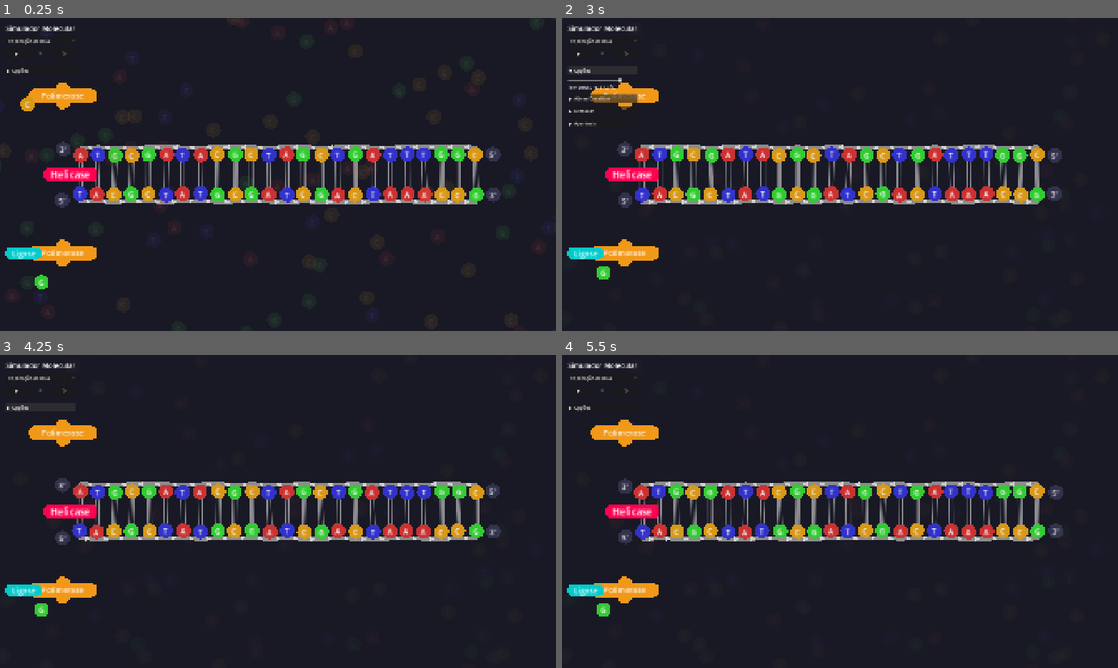
Above: before the commit, frames 1-4 (two rows, left to right).
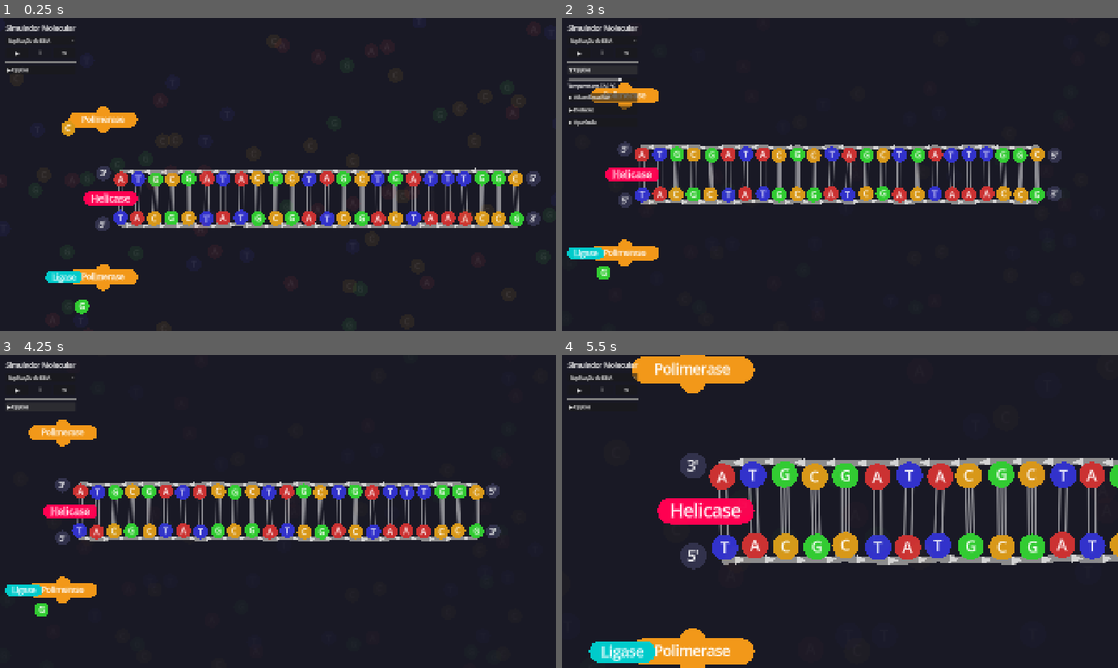
Above: after the commit, the same moments.

Repository: ideatomik/mol-sim
Game: Godot game, scene res://scenes/Main.tscn
Two runs of this game, one before a commit and one after it. Both use one fixed random seed, a clock stepped at 60 frames per second and the inputs below.
Inputs:
- Up to frame 1 (0.25 s): no input
- Up to frame 2 (3 s): click "Replicação de DNA" at 0.5 s; click "▶" at 1.25 s; click "↻" at 2 s; click "▶ Opções" at 2.75 s
- Up to frame 3 (4.25 s): click "▼ Opções" at 3.5 s
- Up to frame 4 (5.5 s): click "Replicação de DNA" at 4.25 s; click "▶" at 5 s

The runs differ from the first frame. In frame 1, 20% of the frame differs, in the area x 0-100%, y 0-100%; in frame 2, 2.1%; in frame 3, 1.7%; in frame 4, 26%.
Error after the commit: Invalid type in function 'calculate_helicase_level_1_height' in base 'Camera2D (camera_controller.gd)'. The Object-derived class of argument 1 (previously free…

Commit message:
Helicase Zoom Levels

Diff:
--- a/project.godot
+++ b/project.godot
@@ -33,6 +33,12 @@
 version_control/plugin_name="GitPlugin"
 version_control/autoload_on_startup=true
 
+[gui]
+
+theme/default_font_hinting=2
+theme/default_font_multichannel_signed_distance_field=true
+theme/default_font_generate_mipmaps=true
+
 [physics]
 
 3d/physics_engine="Jolt Physics"
--- a/scenes/UIRoot.tscn
+++ b/scenes/UIRoot.tscn
@@ -247,3 +247,7 @@
 layout_mode = 2
 button_pressed = true
 text = "Modo Escuro"
+
+[node name="CheckScreenShake" type="CheckButton" parent="MarginContainer/VBoxContainer/CollapsibleContent/SectionAppearance/SectionAppearanceContent" unique_id=1712551924]
+layout_mode = 2
+text = "Tremor da tela"
--- a/scripts/camera_controller.gd
+++ b/scripts/camera_controller.gd
@@ -4,14 +4,28 @@
 var top_strand: DnaStrand
 var bottom_strand: DnaStrand
 
-# Framing Rules
+var current_zoom_level: int = 0
+var shake_strength: float = 0.0
+var shake_decay: float = 10.0
+var is_shake_enabled: bool = true
+
+# ==========================================
+# LEVEL 0: OVERWORLD
+# ==========================================
 const LEVEL_0_WIDTH_PERCENTAGE: float = 0.80 # DNA width takes up 80% of screen
 const LEVEL_0_MIN_HEIGHT_PERCENTAGE: float = 0.15 # DNA height must be at least 15% of screen
 
+# ==========================================
+# LEVEL 1: CONTEXT & TRACKING
+# ==========================================
+var target_node: Node2D = null # The enzyme we are following
+
+const LEVEL_1_HEIGHT_PERCENTAGE: float = 0.90 # Target height takes up 90% of screen
+
 func _ready():
-	# Optional: If your strands are ready immediately, you can call this here.
-	# Otherwise, we will call it from your main simulation script once DNA is built.
-	pass
+	# Enable Godot's built-in smooth camera tracking!
+	position_smoothing_enabled = true
+	position_smoothing_speed = 5.0 # Adjust this (1.0 = slow/lazy, 10.0 = snappy)
 
 # Call this function when the DNA is fully built and ready to be framed
 func setup_and_frame_level_0(top: DnaStrand, bottom: DnaStrand):
@@ -53,6 +67,26 @@
 	var center_y = (bounds.y1 + bounds.y2) / 2.0
 	global_position = Vector2(center_x, center_y)
 
+	print("[%s] CAM: Level 0 Framed. Zoom: %s | Pos: %s" % [Time.get_ticks_msec(), zoom, global_position])
+
+# Call this to enter Level 1 and start following an enzyme
+func setup_level_1(target: Node2D, target_height: float, level: int = 1):
+	# 'level' is declared right here in the parentheses above!
+	current_zoom_level = level
+	target_node = target
+
+	var screen_height = get_viewport_rect().size.y
+
+	var required_viewport_height = target_height / LEVEL_1_HEIGHT_PERCENTAGE
+	var zoom_y = screen_height / required_viewport_height
+
+	zoom = Vector2(zoom_y, zoom_y)
+
+	# Snap the camera's Y position to the target (Helicase) so it's perfectly centered
+	global_position.y = target.global_position.y
+
+	print("[%s] CAM: Entered Level %d. Zoom: %s | Target: %s | CamPos: %s" % [Time.get_ticks_msec(), level, zoom, target.name, global_position])
+
 func _calculate_bounds() -> Dictionary:
 	var bounds = {}
 
@@ -80,3 +114,105 @@
 		bounds.y2 = 100.0
 
 	return bounds
+
+# Calculates the total vertical height needed to see the original strands AND the new polymerase lanes
+func calculate_helicase_level_1_height(top: DnaStrand, bottom: DnaStrand) -> float:
+	if not top or not bottom or top.bases.size() == 0:
+		return 300.0 # Fallback
+
+	# Get the global Y position of the first base of both original strands
+	var top_y = top.bases[0].global_position.y
+	var bottom_y = bottom.bases[0].global_position.y
+
+	# The polymerases are spawned 120px above the top strand and 120px below the bottom strand
+	var polymerase_offset = 120.0
+
+	# Total height = Distance between original strands + space for top and bottom polymerases
+	var total_height = (bottom_y - top_y) + (polymerase_offset * 2.0)
+
+	return total_height
+
+# Calculates the height needed to see ONLY the separated original strands
+func calculate_helicase_level_2_height(top: DnaStrand, bottom: DnaStrand) -> float:
+	if not top or not bottom or top.bases.size() == 0:
+		return 200.0 # Fallback
+
+	# 1. Original distance between strand centers
+	var original_distance = bottom.bases[0].original_pos.y - top.bases[0].original_pos.y
+
+	# 2. Distance they move apart (MAX_SEPARATION * 2 because they move in opposite directions)
+	var total_separation = DnaStrand.MAX_SEPARATION * 2.0
+
+	# 3. Height of the bases themselves (Top radius + Bottom radius)
+	var base_height = DnaStrand.BASE_RADIUS * 2.0
+
+	return original_distance + total_separation + base_height
+
+# Called every frame to update the camera position
+func _process(delta):
+		# DEBUG: Print camera state every 2 seconds to avoid spam
+	if Engine.get_physics_frames() % 120 == 0:
+		print("[%s] CAM PROCESS | Level: %d | Zoom: %s | CamPos: %s | TargetPos: %s" % [
+			Time.get_ticks_msec(),
+			current_zoom_level,
+			zoom,
+			global_position,
+			target_node.global_position if target_node else "None"
+		])
+	if target_node:
+		# 1. ALWAYS lock the camera's Y position to the center of the DNA strands
+		if top_strand and bottom_strand and top_strand.bases.size() > 0:
+			var dna_center_y = (top_strand.bases[0].global_position.y + bottom_strand.bases[0].global_position.y) / 2.0
+			global_position.y = lerp(global_position.y, dna_center_y, 5.0 * delta)
+
+		# 2. Handle X tracking based on the zoom level
+		if current_zoom_level == 1:
+			# LEVEL 1: Context Tracking (Keep Polymerases in frame)
+			var helicase_x = target_node.global_position.x
+			var polymerases = get_tree().get_nodes_in_group("polymerases")
+
+			var min_x = helicase_x
+			var max_x = helicase_x
+
+			# Find the leftmost and rightmost enzymes in the complex
+			for pol in polymerases:
+				if pol.global_position.x < min_x:
+					min_x = pol.global_position.x
+				if pol.global_position.x > max_x:
+					max_x = pol.global_position.x
+
+			# Calculate the center of the replication complex
+			var center_x = (min_x + max_x) / 2.0
+
+			# Smoothly glide the camera to that center
+			global_position.x = lerp(global_position.x, center_x, 5.0 * delta)
+
+		else:
+			# LEVELS 2 & 3: Tight Tracking (Focus only on the Helicase)
+			# We use lerp here too so the camera smoothly glides over to the Helicase
+			# instead of snapping rigidly when you switch zoom levels.
+			global_position.x = lerp(global_position.x, target_node.global_position.x, 5.0 * delta)
+
+	# Handle Screen Shake
+	if is_shake_enabled and shake_strength > 0.0:
+		offset = Vector2(randf_range(-shake_strength, shake_strength), randf_range(-shake_strength, shake_strength))
+		shake_strength = move_toward(shake_strength, 0.0, shake_decay * delta)
+	else:
+		offset = Vector2.ZERO
+
+# Call this from enzymes when they do something impactful
+func trigger_shake(base_strength: float, decay: float = 10.0):
+	if not is_shake_enabled:
+		return
+
+	# Multiply the base strength by a factor depending on the zoom level
+	var zoom_multiplier = 1.0
+	match current_zoom_level:
+		0: zoom_multiplier = 0.2  # Very subtle shake in overview
+		1: zoom_multiplier = 0.5  # Moderate shake in context view
+		2: zoom_multiplier = 1.0  # Strong shake in action zone
+		3: zoom_multiplier = 2.0  # Violent shake in microscope view
+
+	var final_strength = base_strength * zoom_multiplier
+	shake_strength = max(shake_strength, final_strength)
+	shake_decay = decay
--- a/scripts/dna_strand.gd
+++ b/scripts/dna_strand.gd
@@ -44,10 +44,8 @@
 	if bases.size() < 2:
 		return
 
-	# Scale arrow points dynamically using ThemeManager
-	var s = ThemeManager.arrow_scale if ThemeManager else 1.0
-	var arrow_right = PackedVector2Array([Vector2(-6*s, -5*s), Vector2(6*s, 0*s), Vector2(-6*s, 5*s)])
-	var arrow_left = PackedVector2Array([Vector2(6*s, -5*s), Vector2(-6*s, 0*s), Vector2(6*s, 5*s)])
+	var arrow_right = PackedVector2Array([Vector2(-6, -5), Vector2(6, 0), Vector2(-6, 5)])
+	var arrow_left = PackedVector2Array([Vector2(6, -5), Vector2(-6, 0), Vector2(6, 5)])
 	var arrow_shape = arrow_left if is_top_strand else arrow_right
 
 	var arrow_color = ThemeManager.arrow_color if ThemeManager else Color(0.9, 0.9, 0.9, 0.8)
@@ -58,8 +56,9 @@
 		var b1 = bases[i]
 		var b2 = bases[i+1]
 
+		# Only draw if bases are close together
 		if b1.position.distance_to(b2.position) < 100.0:
-			# DYNAMIC OFFSET CALCULATION (Preserves your animation!)
+
 			var dist = current_helicase_x - b1.original_pos.x
 			var progress = clamp(dist / PEEL_WIDTH, 0.0, 1.0)
 
@@ -69,16 +68,18 @@
 
 			var p1 = Vector2(b1.position.x, b1.position.y + tangential_offset)
 			var p2 = Vector2(b2.position.x, b2.position.y + tangential_offset)
+
+			# NEW: Calculate the angle of the line segment
+			var angle = (p2 - p1).angle()
+
 			var mid_point = (p1 + p2) / 2.0
 
 			var arrow_points = PackedVector2Array()
 			for p in arrow_shape:
-				arrow_points.append(mid_point + p)
+				# NEW: Rotate the arrow shape to match the line angle
+				arrow_points.append(mid_point + p.rotated(angle))
 
 			draw_colored_polygon(arrow_points, arrow_color)
-	if backbone:
-		backbone.default_color = ThemeManager.backbone_color
-	queue_redraw() # Redraw arrows
 
 func build_sequence(sequence: Array, base_scene: PackedScene, spacing: float, start_x: float, start_y: float):
 	left_marker = base_scene.instantiate()
--- a/scripts/main.gd
+++ b/scripts/main.gd
@@ -114,13 +114,6 @@
 	shape_node.shape = rect_shape
 	wall.add_child(shape_node)
 
-func _process(delta):
-	if shake_strength > 0.0:
-		camera.offset = Vector2(randf_range(-shake_strength, shake_strength), randf_range(-shake_strength, shake_strength))
-		shake_strength = move_toward(shake_strength, 0.0, shake_decay * delta)
-	else:
-		camera.offset = Vector2.ZERO
-
 func trigger_shake(strength: float, decay: float = 10.0):
 	shake_strength = max(shake_strength, strength)
 	shake_decay = decay
@@ -153,12 +146,12 @@
 
 	# 1 & 2. DNA Strands
 	var top_strand: DnaStrand = dna_strand_scene.instantiate()
-	top_strand.add_to_group("sim_objects") # NEW
+	top_strand.add_to_group("sim_objects")
 	top_strand.is_top_strand = true
 	top_strand.build_sequence(DNA_SEQUENCE, nitrogen_base_scene, BASE_SPACING, start_x, strand_y_top)
 
 	var bottom_strand: DnaStrand = dna_strand_scene.instantiate()
-	bottom_strand.add_to_group("sim_objects") # NEW
+	bottom_strand.add_to_group("sim_objects")
 	bottom_strand.is_top_strand = false
 	var bottom_seq = []
 	for base in DNA_SEQUENCE:
@@ -166,7 +159,7 @@
 	bottom_strand.build_sequence(bottom_seq, nitrogen_base_scene, BASE_SPACING, start_x, strand_y_bottom)
 
 	var h_bonds = hydrogen_bonds_scene.instantiate()
-	h_bonds.add_to_group("sim_objects") # NEW
+	h_bonds.add_to_group("sim_objects")
 	h_bonds.top_strand = top_strand
 	h_bonds.bottom_strand = bottom_strand
 
@@ -187,21 +180,23 @@
 	var pol_lagging_ref = null
 	var new_backbone_ref = null
 
-	# Tell the camera to frame the newly built DNA
-	var cam = $Camera2D # Adjust this path to match your scene tree
+	# Tell the camera to frame the newly built DNA (Level 0 Overview)
+	var cam = $Camera2D
 	if cam and cam.has_method("setup_and_frame_level_0"):
 		cam.setup_and_frame_level_0(top_strand, bottom_strand)
 
 	# 3. CONDITIONAL: Helicase
+	var helicase_ref = null # Keep a reference to pass to the camera later
 	if rules.enable_helicase:
 		print("  -> SPAWNING HELICASE")
 		var helicase = helicase_scene.instantiate()
-		helicase.add_to_group("sim_objects") # NEW
+		helicase.add_to_group("sim_objects")
 		helicase.position = Vector2(start_x - 20, (strand_y_top + strand_y_bottom) / 2)
 		helicase.end_x = dna_end_x
 		helicase.top_strand = top_strand
 		helicase.bottom_strand = bottom_strand
 		add_child(helicase)
+		helicase_ref = helicase
 	else:
 		print("  -> SKIPPING HELICASE (Disabled in rules)")
 
@@ -209,7 +204,7 @@
 	if rules.enable_leading_polymerase:
 		print("  -> SPAWNING LEADING POLYMERASE")
 		var pol_leading = polymerase_scene.instantiate()
-		pol_leading.add_to_group("sim_objects") # NEW
+		pol_leading.add_to_group("sim_objects")
 		pol_leading.is_leading = true
 		pol_leading.nitrogen_base_scene = nitrogen_base_scene
 		pol_leading.position = Vector2(start_x - BASE_SPACING, strand_y_top - 120.0)
@@ -220,7 +215,7 @@
 	if rules.enable_lagging_polymerase:
 		print("  -> SPAWNING LAGGING POLYMERASE")
 		pol_lagging_ref = polymerase_scene.instantiate()
-		pol_lagging_ref.add_to_group("sim_objects") # NEW
+		pol_lagging_ref.add_to_group("sim_objects")
 		pol_lagging_ref.is_leading = false
 		pol_lagging_ref.nitrogen_base_scene = nitrogen_base_scene
 		pol_lagging_ref.position = Vector2(start_x - BASE_SPACING, strand_y_bottom + 120.0)
@@ -231,14 +226,14 @@
 	if rules.enable_leading_polymerase or rules.enable_lagging_polymerase:
 		print("  -> SPAWNING NEW BACKBONE RENDERER")
 		new_backbone_ref = new_strand_backbone_scene.instantiate()
-		new_backbone_ref.add_to_group("sim_objects") # NEW
+		new_backbone_ref.add_to_group("sim_objects")
 		add_child(new_backbone_ref)
 
 	# 7. CONDITIONAL: Ligase enzyme
 	if rules.enable_ligase and ligase_scene:
 		print("  -> SPAWNING LIGASE")
 		var ligase = ligase_scene.instantiate()
-		ligase.add_to_group("sim_objects") # NEW
+		ligase.add_to_group("sim_objects")
 		ligase.position = Vector2(start_x - BASE_SPACING - 80.0, strand_y_bottom + 120.0)
 		ligase.pol_lagging = pol_lagging_ref
 		ligase.backbone = new_backbone_ref
@@ -249,7 +244,7 @@
 		print("  -> SPAWNING FREE BASES: ", rules.free_nucleotide_count)
 		for i in range(rules.free_nucleotide_count):
 			var free_base: NitrogenBase = nitrogen_base_scene.instantiate()
-			free_base.add_to_group("sim_objects") # NEW
+			free_base.add_to_group("sim_objects")
 			free_base.base_type = ["A", "T", "C", "G"][randi() % 4]
 			free_base.state = NitrogenBase.State.FREE
 			free_base.position = Vector2(
@@ -260,6 +255,24 @@
 	else:
 		print("  -> SKIPPING FREE BASES (Disabled in rules)")
 
+	# ==========================================
+	# CAMERA TEST SEQUENCE
+	# Runs AFTER all enzymes and bases have spawned!
+	# ==========================================
+	if helicase_ref and camera:
+		# 1. Wait 3 seconds in Level 0, then enter Level 1 (Context)
+		await get_tree().create_timer(3.0).timeout
+		if camera.has_method("calculate_helicase_level_1_height"):
+			var h1 = camera.calculate_helicase_level_1_height(top_strand, bottom_strand)
+			camera.setup_level_1(helicase_ref, h1, 1) # Explicitly pass level 1
+
+		# 2. Wait 3 seconds in Level 1, then enter Level 2 (Action Zone)
+		await get_tree().create_timer(3.0).timeout
+		if camera.has_method("calculate_helicase_level_2_height"):
+			var h2 = camera.calculate_helicase_level_2_height(top_strand, bottom_strand)
+			camera.setup_level_1(helicase_ref, h2, 2) # Explicitly pass level 2!
+	# ==========================================
+
 	print("--- FINISHED _spawn_dna ---")
 
 func _get_complement(base: String) -> String:
--- a/scripts/new_strand_backbone.gd
+++ b/scripts/new_strand_backbone.gd
@@ -58,7 +58,6 @@
 	if bases.size() < 2:
 		return
 
-	# Scale arrow points dynamically
 	var s = ThemeManager.arrow_scale if ThemeManager else 1.0
 	var arrow_right = PackedVector2Array([Vector2(-6*s, -5*s), Vector2(6*s, 0*s), Vector2(-6*s, 5*s)])
 	var arrow_left = PackedVector2Array([Vector2(6*s, -5*s), Vector2(-6*s, 0*s), Vector2(6*s, 5*s)])
@@ -76,17 +75,20 @@
 		var p1 = Vector2(b1.position.x, b1.position.y + y_offset)
 		var p2 = Vector2(b2.position.x, b2.position.y + y_offset)
 
+		# NEW: Calculate angle
+		var angle = (p2 - p1).angle()
+		var mid_point = (p1 + p2) / 2.0
+
 		if b1.position.distance_to(b2.position) < 50.0:
-			draw_line(p1, p2, backbone_color, width, true) # <-- Uses centralized width
+			draw_line(p1, p2, backbone_color, width, true)
 
-			var mid_point = (p1 + p2) / 2.0
 			var arrow_points = PackedVector2Array()
 			for p in arrow_shape:
-				arrow_points.append(mid_point + p)
+				# NEW: Rotate arrow points
+				arrow_points.append(mid_point + p.rotated(angle))
 			draw_colored_polygon(arrow_points, arrow_color)
 
 		else:
-			var mid_point = (p1 + p2) / 2.0
 			var nick_length = 10.0
 			var is_sealed = sealed_gap_indices.has(i)
 
@@ -94,7 +96,7 @@
 				draw_line(p1, p2, backbone_color, width, true)
 				var arrow_points = PackedVector2Array()
 				for p in arrow_shape:
-					arrow_points.append(mid_point + p)
+					arrow_points.append(mid_point + p.rotated(angle))
 				draw_colored_polygon(arrow_points, arrow_color)
 			else:
 				draw_line(mid_point - Vector2(nick_length, 0), mid_point + Vector2(nick_length, 0), nick_color, width * 0.75, true)
--- a/scripts/nitrogen_base.gd
+++ b/scripts/nitrogen_base.gd
@@ -188,9 +188,7 @@
 	var tween = create_tween()
 	tween.tween_property(self, "modulate", Color.RED, 0.1)
 	tween.tween_property(self, "modulate", Color.WHITE, 0.1)
-	var main_scene = get_tree().current_scene
-	if main_scene.has_method("trigger_shake"):
-		main_scene.trigger_shake(rules.shake_reject_strength if rules else 0.5, rules.shake_reject_decay if rules else 15.0)
+
 	linear_velocity = linear_velocity.normalized() * bounce_speed
 
 func finalize_bind(final_pos: Vector2):
@@ -210,9 +208,6 @@
 	tween.parallel().tween_property(self, "modulate", Color(0.8, 1.0, 0.4), 0.15)
 	tween.tween_property(self, "modulate", Color.WHITE, 0.15)
 
-	var main_scene = get_tree().current_scene
-	if main_scene.has_method("trigger_shake") and rules:
-		main_scene.trigger_shake(rules.shake_approve_strength if rules else 0.25, rules.shake_approve_decay if rules else 10.0)
 	queue_redraw()
 
 func fade_and_free():
--- a/scripts/polymerase.gd
+++ b/scripts/polymerase.gd
@@ -37,6 +37,12 @@
 	var new_color = ThemeManager.enzyme_polymerase_color
 
 func _physics_process(delta):
+	# DEBUG: Print once every 2 seconds (120 physics frames at 60fps)
+	if Engine.get_physics_frames() % 120 == 0:
+		var cam = get_viewport().get_camera_2d()
+		var cam_level = cam.current_zoom_level if cam else -1
+		print("[%s] POLY DEBUG | CamLevel: %d | MyPos: %s" % [Time.get_ticks_msec(), cam_level, global_position])
+
 	var rules = SimulationManager.current_rules
 	if not rules or rules.mode != "DNA Repl":
 		return
@@ -132,6 +138,8 @@
 		approve_binding(nucleotide, target_base)
 	else:
 		nucleotide.reject()
+		# SHAKE: Impact feedback for rejecting a wrong base!
+		_trigger_camera_shake(rules.shake_reject_strength if rules else 0.5, rules.shake_reject_decay if rules else 15.0)
 
 func approve_binding(nucleotide, target_base):
 	is_waiting_for_binding = false
@@ -157,6 +165,10 @@
 	target_base.partner_base = nucleotide
 	nucleotide.partner_base = target_base
 	nucleotide.finalize_bind(snap_pos)
+
+	# SHAKE: Impact feedback for successfully building the strand!
+	var rules = SimulationManager.current_rules
+	_trigger_camera_shake(rules.shake_approve_strength if rules else 0.25, rules.shake_approve_decay if rules else 10.0)
 
 	if template_strand.is_top_strand:
 		if target_base == template_strand.bases[0]: _spawn_marker("5'", snap_pos.x - 35.0, snap_pos.y)
@@ -243,3 +255,8 @@
 	draw_rect(Rect2(-label_w/2, -label_h/2, label_w, label_h), ThemeManager.enzyme_polymerase_color)
 	draw_circle(Vector2(-label_w/2, 0), radius, ThemeManager.enzyme_polymerase_color)
 	draw_circle(Vector2(label_w/2, 0), radius, ThemeManager.enzyme_polymerase_color)
+
+func _trigger_camera_shake(base_strength: float, decay: float = 10.0):
+	var cam = get_viewport().get_camera_2d()
+	if cam and cam.has_method("trigger_shake"):
+		cam.trigger_shake(base_strength, decay)
--- a/scripts/simulation_rules.gd
+++ b/scripts/simulation_rules.gd
@@ -29,6 +29,8 @@
 @export var shake_reject_decay: float = 15.0
 @export var shake_approve_strength: float = 0.25
 @export var shake_approve_decay: float = 10.0
+
+@export var enable_screen_shake: bool = true
 
 var is_running: bool = false
 var mode: String = "DNA Repl" # Kept for backward compatibility
--- a/scripts/theme_manager.gd
+++ b/scripts/theme_manager.gd
@@ -61,6 +61,14 @@
 var bond_thickness: float = 1 # hydrogen bonds
 
 # ==========================================
+# SCREEN SHAKE
+# ==========================================
+var shake_strength_level_0: float = 0.00  # Very subtle shake in overview
+var shake_strength_level_1: float = 0.25  # Moderate shake in context view
+var shake_strength_level_2: float = 0.50  # Strong shake in action zone
+var shake_strength_level_3: float = 1.00 # Violent shake in microscope view
+
+# ==========================================
 # ACTIVE THEME STATE (What the game actually reads)
 # ==========================================
 var backbone_color: Color
--- a/scripts/ui_controller.gd
+++ b/scripts/ui_controller.gd
@@ -304,3 +304,13 @@
 	if bg and ThemeManager:
 		# Read the background color directly from the ThemeManager
 		bg.color = ThemeManager.bg_color
+
+func _on_screen_shake_toggled(toggled_on: bool):
+	var rules = SimulationManager.current_rules
+	if rules:
+		rules.enable_screen_shake = toggled_on
+
+	# Tell the camera to update its internal state
+	var cam = get_node("/root/Main/Camera2D") # Adjust path
+	if cam:
+		cam.is_shake_enabled = toggled_on
